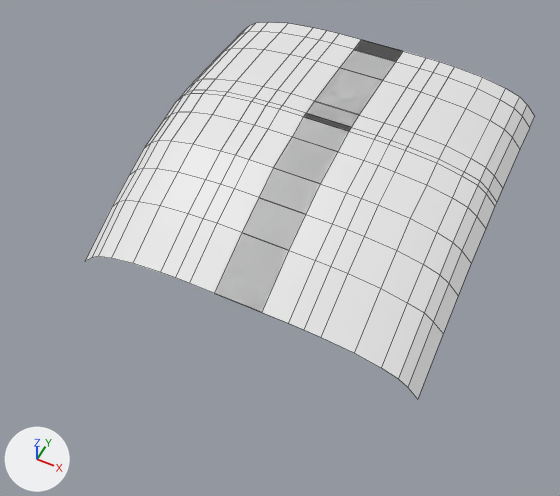
The Blender file BluePrintSources/belluh1.blend: old version first, new version second.
Before and after are seen from a 50 mm camera at (1.76, -13.54, 4.27) aimed at (0.0, -10.02, -0.13). The lights are fixed; the arrows at lower left show +X, +Y and +Z. Mesh edges are drawn as thin lines.
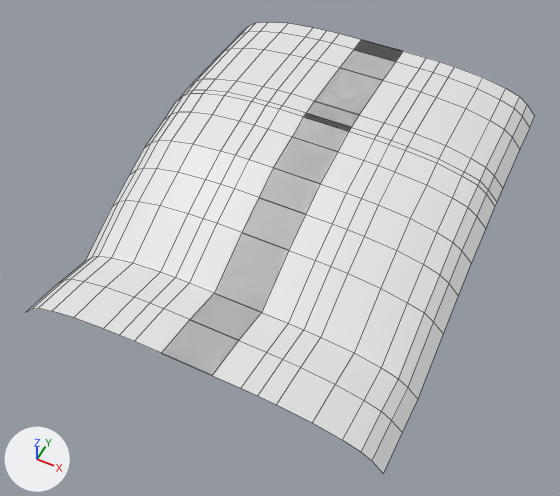
Location of each change, (x1, y1, x2, y2) in pixels of the pictures (560 x 496 px):
'Plane', reshaped (13% wider, 20% taller): before (86, 22, 535, 399); after (27, 22, 535, 473)
part 1 of me_plane, added: after (27, 256, 418, 473)

Edits to the bpy script that builds the scene:
```text
Change me_plane:
    used by ob_plane; parent = ob_belluh1; location = (0.00337, -8.238, 0.512); scale = (0.188, 0.144, 1.0)
    remove me_plane.from_pydata(...)  # 110 vertices, 81 faces; spans x -1.0..7.3, y -17.0..1.0, z -0.8..0.0
    add me_plane.from_pydata(...)  # 130 vertices, 97 faces; spans x -1.0..7.3, y -21.7..1.0, z -0.8..0.0
    me_plane part 1
    6 vertices are added at (5.8, -19.3, -0.6), (6.8, -19.3, -0.7), (4.7, -21.7, -0.5), (5.8, -21.7, -0.5), (6.8, -21.7, -0.6), (7.3, -21.7, -0.7)
    8 new vertices lie (0.0, -2.3, 0.1) away from vertices in x -1.0..7.3, y -17.0, z -0.8..-0.6
    6 new vertices lie (0.0, -2.4, 0.1) away from vertices in x -1.0..6.4, y -19.3, z -0.6..-0.5
    16 new faces join them
```
